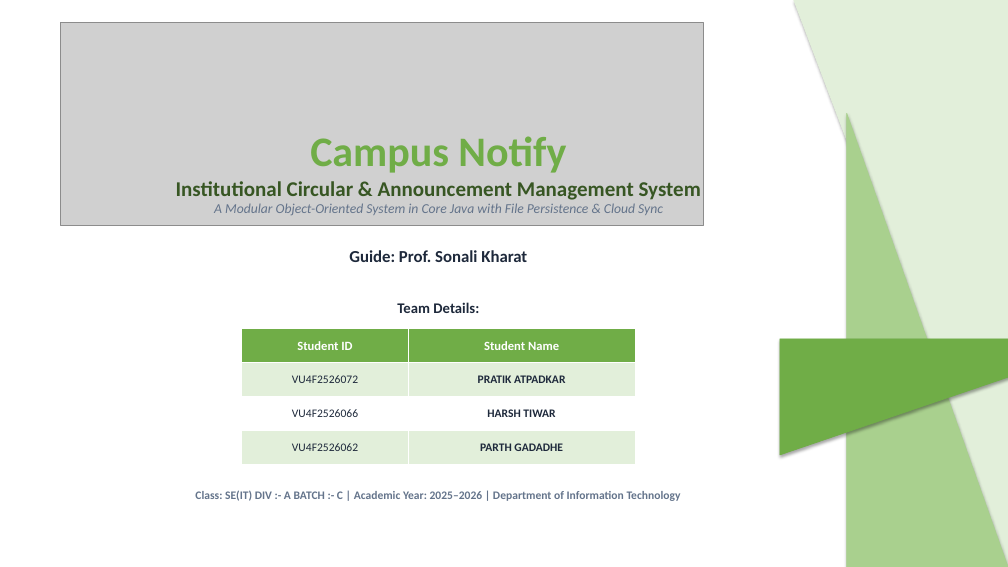
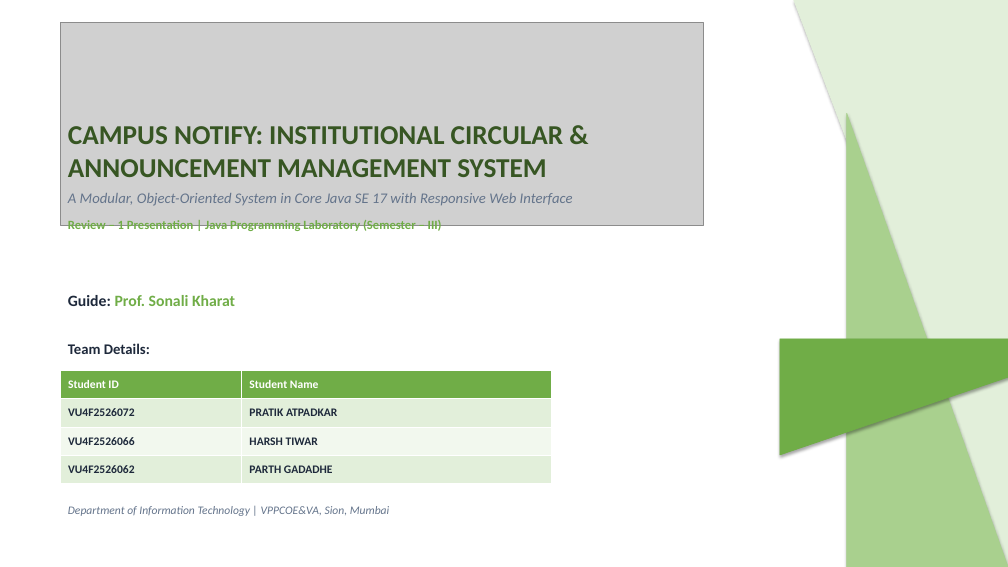
Before and after one commit to ATP0925/CampusNotify-Java-Mini-Project, a slide deck: slide 1 of CampusNotify_Review_Presentation.pptx. Drawn at 1008x567 pixels with LibreOffice and Linux fonts; fonts in the diff are those of the drawing; grey boxes stand for pictures. Boxes give left, top, right and bottom in pixels: in the first picture for what was removed or moved away, otherwise in the second. Text is boxed around its words. In the diff, an @@ line names an element or a change of style, - is before the commit and + after.

Commit message:
docs: align PPT deck strictly to Review 1 agenda (9 topics) and sync report points with sample report

```diff
--- a/CampusNotify_Review_Presentation.pptx
+++ b/CampusNotify_Review_Presentation.pptx
@@ text at [68, 126, 573, 233]: text changed; size 13 to 14 pt; bold on; italic off @@
-Campus Notify
-Institutional Circular & Announcement Management System
-A Modular Object-Oriented System in Core Java with File Persistence & Cloud Sync
+CAMPUS NOTIFY: INSTITUTIONAL CIRCULAR &
+ANNOUNCEMENT MANAGEMENT SYSTEM
+A Modular, Object-Oriented System in Core Java SE 17 with Responsive Web Interface
+Review – 1 Presentation | Java Programming Laboratory (Semester – III)
@@ text "Guide: Prof. Sonali Kharat": place and size @@
-text "Guide: Prof. Sonali Kharat" at [349, 250, 527, 262]
+text "Guide: Prof. Sonali Kharat" at [68, 295, 235, 306]
@@ text "Guide: Prof. Sonali Kharat" at [68, 295, 235, 306]: size 16 to 15 pt; text colour #1E293B to #70AD47 in "Prof. Sonali Kharat"; alignment centre to left @@
@@ text "Team Details:": place and size @@
-text "Team Details:" at [397, 302, 479, 313]
+text "Team Details:" at [68, 343, 150, 354]
@@ text "Team Details:" at [68, 343, 150, 354]: alignment centre to left @@
@@ table at [60, 371, 552, 484] @@
@@ fill #FFFFFF to #F2F8EE in row 3 @@
@@ size 12 to 11 pt in "Student ID", "Student Name" @@
@@ bold on in "VU4F2526072", "VU4F2526066", "VU4F2526062" @@
@@ alignment centre to left @@
@@ table: place and size @@
-table at [242, 329, 635, 465]
+table at [60, 371, 552, 484]
@@ text at [68, 506, 390, 516]: text changed; bold off; italic on @@
-Class: SE(IT) DIV :- A BATCH :- C | Academic Year: 2025–2026 | Department of Information Technology
+Department of Information Technology | VPPCOE&VA, Sion, Mumbai
```
Also in this commit, not shown: 3 other slides changed, 8 slides added, 12 slides removed, 11 other files.
